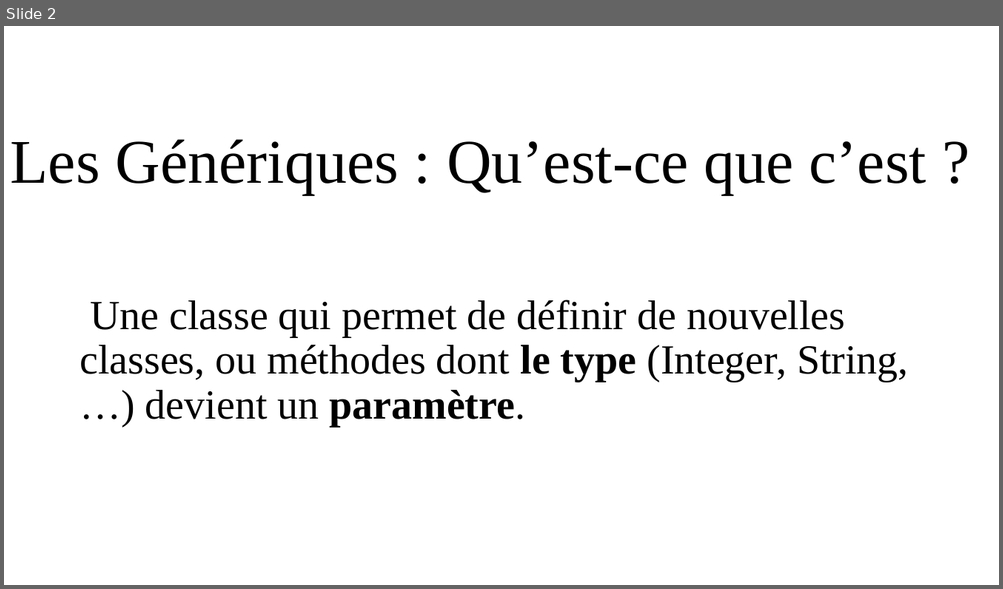
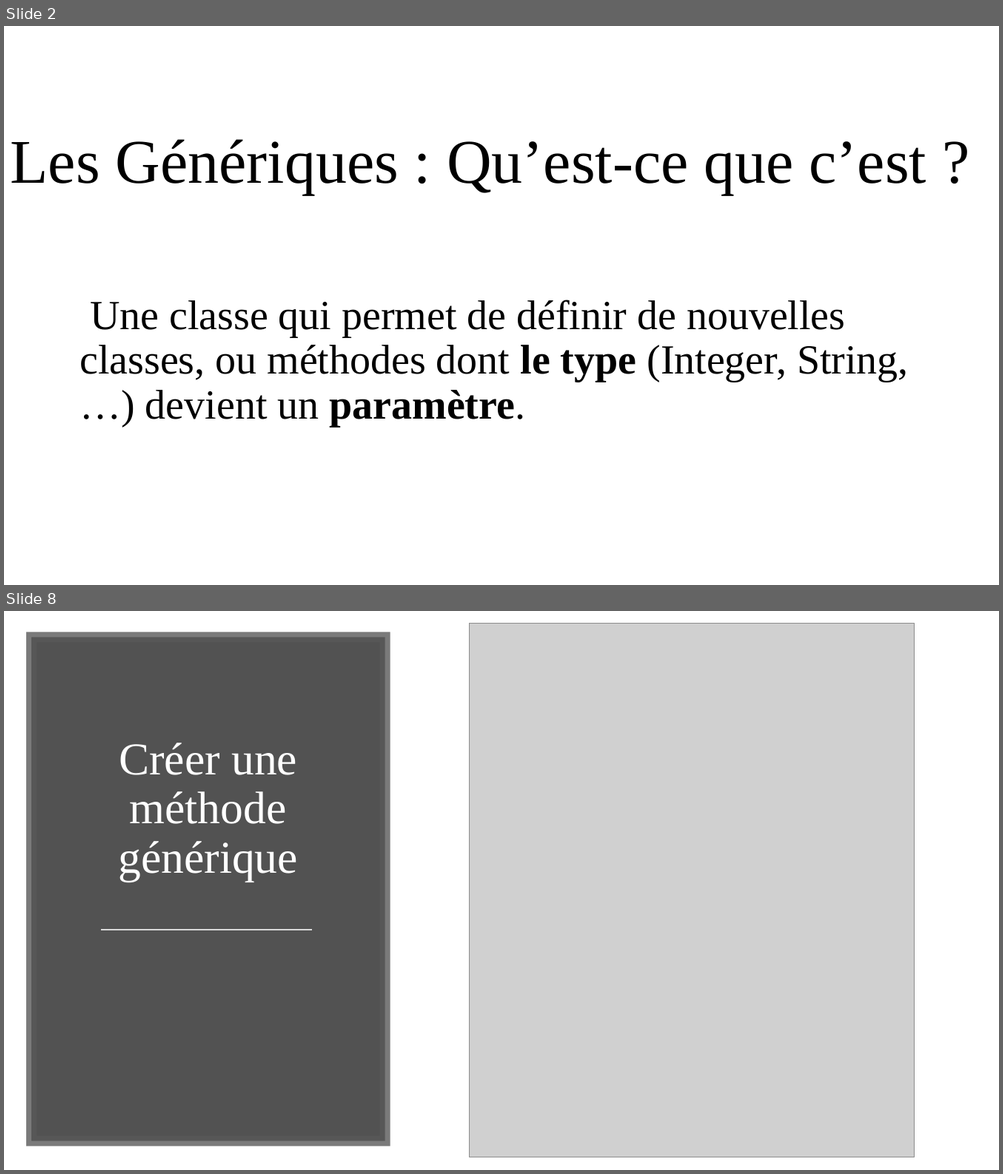
Before and after one commit to LucasDenele/CSharp2018-2019, a slide deck: ClasseC#.pptx. Shown one above the other, each under a label of ours: slide 2 before the commit, slides 2 and 8 after it; the slides between them are not shown. The pictures are 1003x589 and 1003x1174 pixels, drawn with LibreOffice and Linux fonts; fonts in the diff are those of the drawing; grey boxes stand for pictures. Boxes give left, top, right and bottom in pixels: in the first picture for what was removed or moved away, otherwise in the second. Text is boxed around its words. In the diff, an @@ line names an element or a change of style, - is before the commit and + after.

```diff
--- a/ClasseC#.pptx
+++ b/ClasseC#.pptx
@@ slide 8 added at [4,611,999,1170], background #FFFFFF @@
@@ picture added at [469,624,914,1158] @@
@@ rectangle added at [31,637,385,1142], fill #404040 at 90% opacity, outline #595959 10 pt @@
@@ ellipse added at [60,686,358,921], 44 pt, text #FFFFFF @@
+Créer une méthode générique
@@ line added from (101, 931) to (312, 931), #D9D9D9 1.75 pt @@
```
Also in this commit, not shown: 2 slides changed, 4 other slides added.
